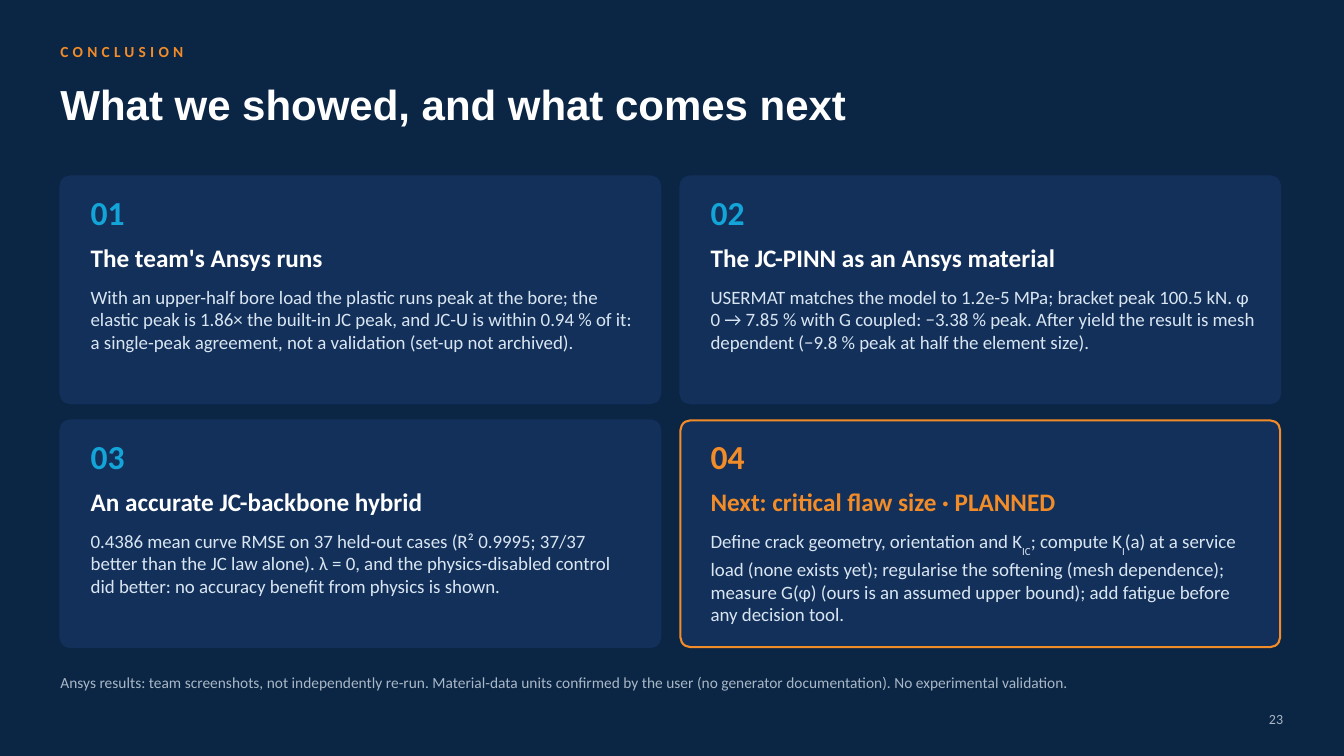
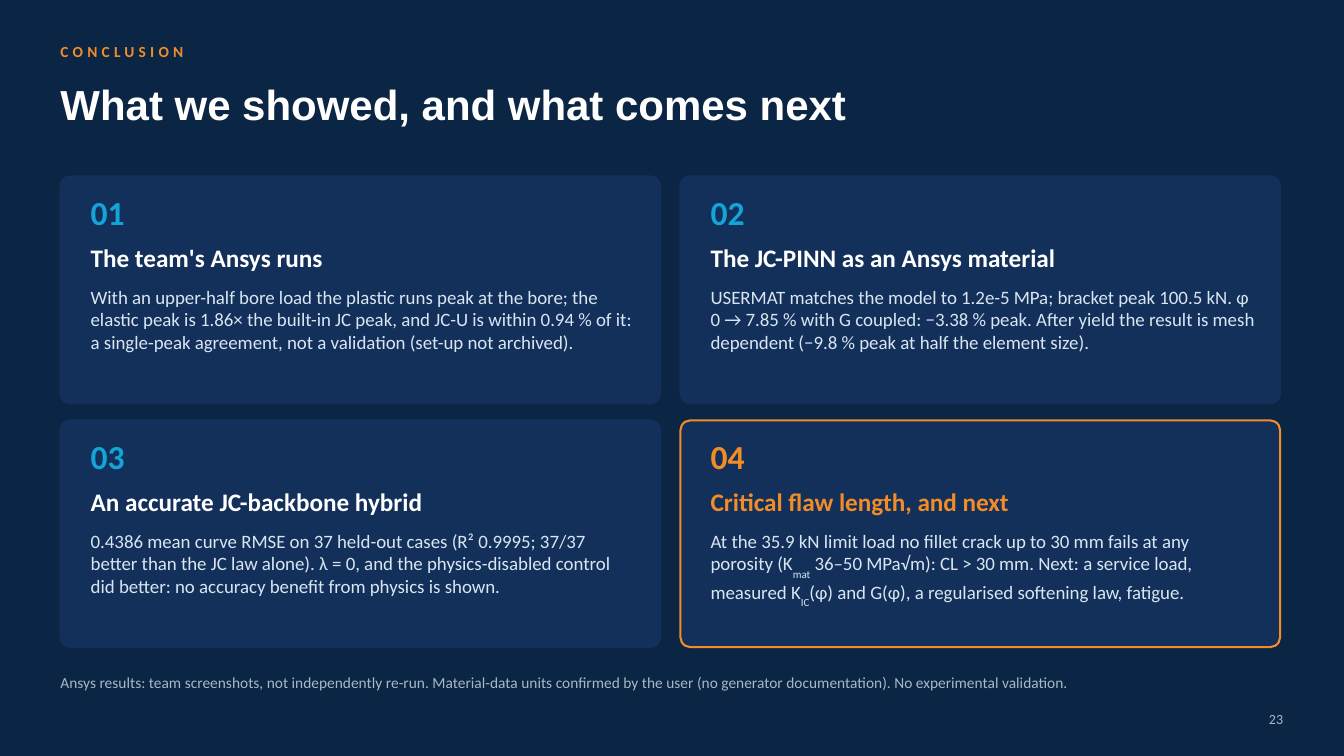
Before and after one commit to SaravananRamar06/MMM-ML, a slide deck: slide 23 of presentation/Final Presentation - Porosity in an AM Wing Bracket (corrected).pptx. Drawn at 1344x756 pixels with LibreOffice and Linux fonts; fonts in the diff are those of the drawing. Boxes give left, top, right and bottom in pixels: in the first picture for what was removed or moved away, otherwise in the second. Text is boxed around its words. In the diff, an @@ line names an element or a change of style, - is before the commit and + after.

```diff
--- a/presentation/Final Presentation - Porosity in an AM Wing Bracket (corrected).pptx
+++ b/presentation/Final Presentation - Porosity in an AM Wing Bracket (corrected).pptx
@@ text at <box>711,493,1009,516</box>: text changed @@
-Next: critical flaw size · PLANNED
+Critical flaw length, and next
@@ text at <box>711,535,1192,603</box>: text changed @@
-Define crack geometry, orientation and KIC; compute KI(a) at a service load (none exists yet); regularise the softening (mesh dependence); measure G(φ) (ours is an assumed upper bound); add fatigue before any decision tool.
+At the 35.9 kN limit load no fillet crack up to 30 mm fails at any porosity (Kmat 36–50 MPa√m): CL > 30 mm. Next: a service load, measured KIC(φ) and G(φ), a regularised softening law, fatigue.
```
Also in this commit, not shown: 6 other slides changed, 3 other files.
